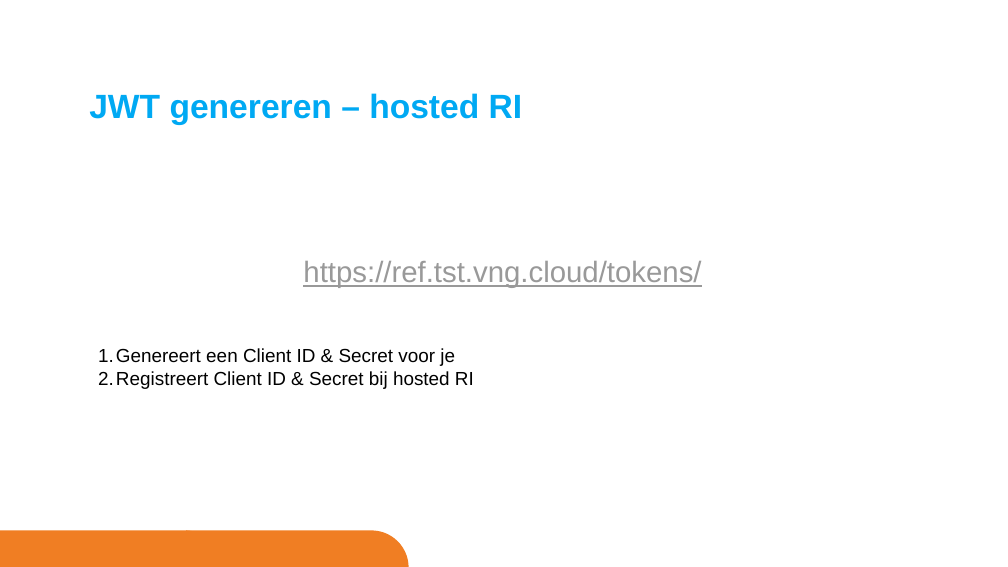
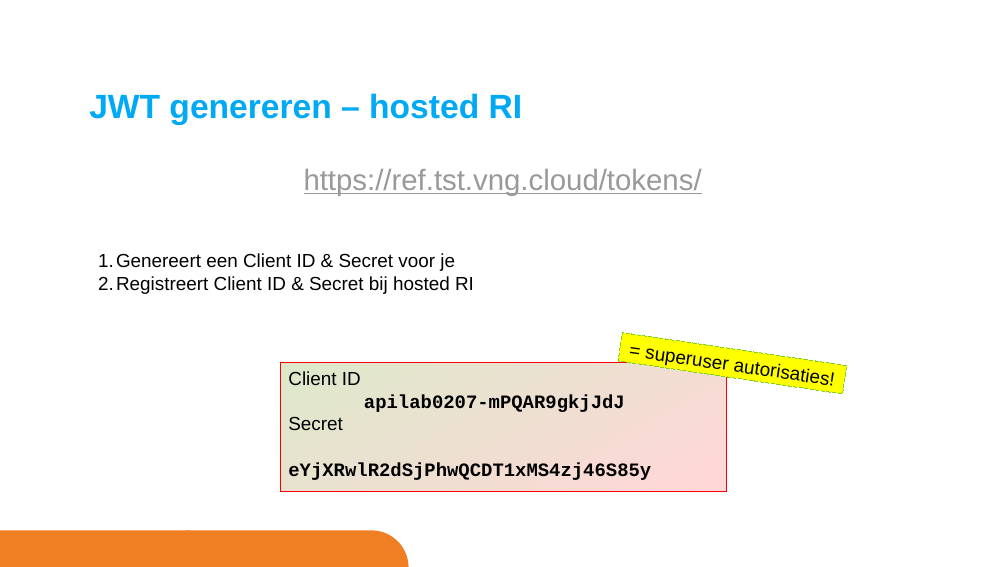
Before and after one commit to VNG-Realisatie/gemma-zaken, a slide deck: slide 5 of docs/_content/ontwikkelaars/tutorials/autorisatie.pptx. Drawn at 1008x567 pixels with LibreOffice and Linux fonts; fonts in the diff are those of the drawing; background and template pictures are left out. Boxes give left, top, right and bottom in pixels: in the first picture for what was removed or moved away, otherwise in the second. Text is boxed around its words. In the diff, an @@ line names an element or a change of style, - is before the commit and + after.

```diff
--- a/docs/_content/ontwikkelaars/tutorials/autorisatie.pptx
+++ b/docs/_content/ontwikkelaars/tutorials/autorisatie.pptx
@@ text "https://ref.tst.vng.cloud/tokens/": place and size @@
-text "https://ref.tst.vng.cloud/tokens/" at (303,261,701,288)
+text "https://ref.tst.vng.cloud/tokens/" at (304,169,702,196)
@@ text "Genereert een Client ID & ...": place and size @@
-text "Genereert een Client ID & ..." at (116,348,474,389)
+text "Genereert een Client ID & ..." at (116,253,474,294)
@@ rectangle added at (618,333,847,395), fill #FFFF00, outline #81D41A 0.75 pt dashed, 18 pt, text #000000 @@
+= superuser autorisaties!
@@ rectangle added at (281,363,727,492), fill gradient #DDE8CB to #FFD7D7, outline #FF0000 0.75 pt, 18 pt, text #000000, bold @@
+Client ID
+apilab0207-mPQAR9gkjJdJ
+Secret
+eYjXRwlR2dSjPhwQCDT1xMS4zj46S85y
```
Also in this commit, not shown: 5 other slides changed, 2 slides added, 6 slides removed.
